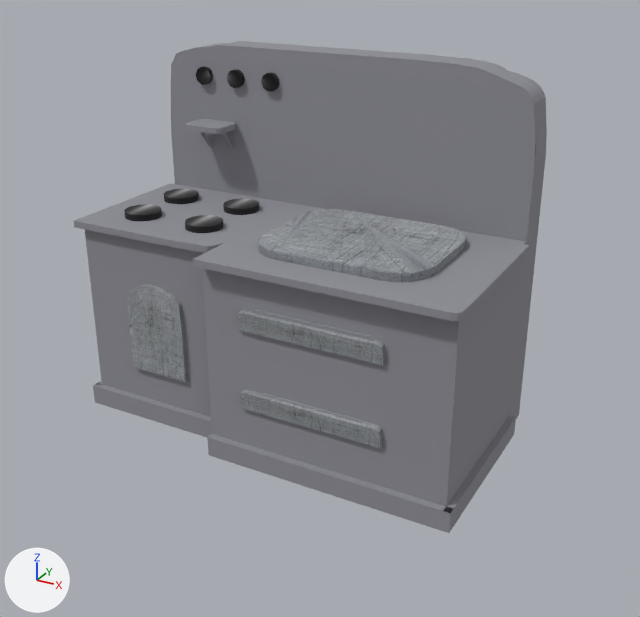
Two versions of the OBJ model ProyectoFinal/ProyectoFinal/Models/estufa/estufa.obj, one commit apart.
One viewpoint serves both versions: a 50 mm camera at (11.67, -20.07, 12.83) aimed at (1.46, -1.51, 3.55). The axes (+X, +Y, +Z) are drawn at lower left. The lights are the same throughout. Where no turn or scale is listed for an object, it has been applied to the vertices. Vertices at the same position are counted once.

Names of what the first picture shows: 'estufa'.
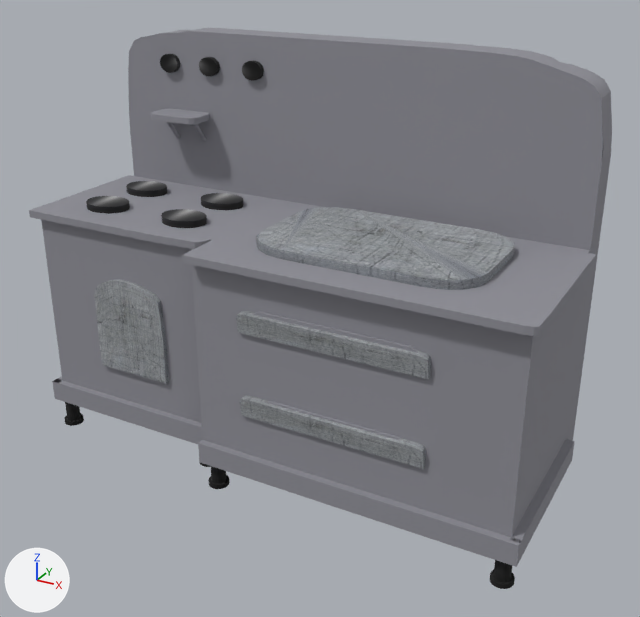
Changed parts and their boxes [x1, y1, x2, y2] in the pictures (640 x 617 px; the box of a moved part takes in the faces that stretch with it):
'estufa', reshaped (23% wider, 14% taller)
    before: [74, 41, 547, 533]
    after: [29, 27, 612, 589]
part 1 of me_estufa, moved or reshaped
    before: [200, 132, 212, 147]
    after: [167, 122, 180, 138]
part 2 of me_estufa, added
    after: [160, 54, 181, 73]
part 3 of me_estufa, moved or reshaped
    before: [74, 41, 547, 533]
    after: [29, 27, 612, 567]
part 4 of me_estufa, added
    after: [161, 209, 207, 228]
part 5 of me_estufa, moved or reshaped
    before: [258, 209, 467, 282]
    after: [256, 207, 515, 290]
part 6 of me_estufa, moved or reshaped
    before: [240, 389, 383, 449]
    after: [239, 395, 426, 469]
part 7 of me_estufa, added
    after: [242, 61, 264, 81]
part 8 of me_estufa, added
    after: [86, 196, 130, 214]
part 9 of me_estufa, moved or reshaped
    before: [127, 284, 188, 382]
    after: [94, 279, 169, 384]
part 10 of me_estufa, moved or reshaped
    before: [236, 309, 385, 366]
    after: [236, 311, 431, 379]
part 11 of me_estufa, moved or reshaped
    before: [221, 133, 234, 150]
    after: [193, 124, 207, 142]
part 12 of me_estufa, added
    after: [199, 57, 220, 76]
part 13 of me_estufa, moved or reshaped
    before: [186, 119, 236, 134]
    after: [151, 109, 209, 124]
part 14 of me_estufa, added
    after: [201, 193, 243, 210]
part 15 of me_estufa, added
    after: [126, 181, 167, 197]
part 16 of me_estufa, added (black)
    after: [490, 560, 515, 589]
part 17 of me_estufa, added
    after: [208, 466, 230, 489]
part 18 of me_estufa, added
    after: [65, 402, 84, 426]
part 19 of me_estufa, deleted
    before: [124, 67, 279, 233]

Edits to the bpy script that builds the scene:
```text
Change me_estufa:
    remove me_estufa.from_pydata(...)  # 3359 vertices, 6658 faces; spans x -4.82..6.31, y -4.4..1.55, z 0.07..9.7
    add me_estufa.from_pydata(...)  # 4175 vertices, 8258 faces; spans x -6.42..7.91, y -4.4..1.55, z -1.04..10.01
    me_estufa part 1: the loose piece of 42 vertices spanning x -3.3..-3.19, y -0.01..0.58, z 6.84..7.53 is scaled about its middle by (1.29, 1, 1.07), then moved by (-1.15, 0.0, 0.15)
    me_estufa part 2: a new loose piece, a 20-sided cylinder along y spanning x -4.78..-4.16, y 0.41..0.83, z 8.85..9.36, in mat_lambert9sg (picture img_metal_negro_jpg)
    me_estufa part 3: the loose piece of 2643 vertices spanning x -4.82..6.31, y -4.4..1.55, z 0.07..9.7 is multiplied about its middle by the matrix ((1.287, 0.0, 0.0), (0.0, 1.0, 0.0), (0.0, 0.0, 1.065))
    me_estufa part 4: a new loose piece, a 20-sided cylinder along z spanning x -2.75..-1.49, y -2.84..-1.86, z 5.33..5.77, in mat_pasted__pasted__lambert2sg (picture img_metal_negro_jpg)
    me_estufa part 5: the loose piece of 40 vertices spanning x 0.48..5.0, y -3.52..0.12, z 5.31..5.76 is scaled about its middle by (1.29, 1, 1.07), then moved by (0.57, 0.0, 0.04)
    me_estufa part 6: the loose piece of 56 vertices spanning x 0.69..4.5, y -4.24..-3.68, z 1.7..2.29 is scaled about its middle by (1.29, 1, 1.07), then moved by (0.53, 0.0, -0.19)
    me_estufa part 7: a new loose piece, a 20-sided cylinder along y spanning x -2.01..-1.39, y 0.41..0.83, z 8.85..9.36, in mat_pasted__pasted__pasted__pasted__pasted__pasted__lambert2sg (picture img_metal_negro_jpg)
    me_estufa part 8: a new loose piece, a 20-sided cylinder along z spanning x -5.32..-4.06, y -2.84..-1.86, z 5.33..5.77, in mat_pasted__pasted__pasted__lambert2sg (picture img_metal_negro_jpg)
    me_estufa part 9: the loose piece of 154 vertices spanning x -3.29..-1.53, y -3.5..-3.19, z 1.55..4.11 is scaled about its middle by (1.29, 1, 1.07), then moved by (-0.91, 0.0, -0.13)
    me_estufa part 10: the loose piece of 56 vertices spanning x 0.69..4.5, y -4.24..-3.68, z 3.84..4.43 is scaled about its middle by (1.29, 1, 1.07), then moved by (0.53, 0.0, -0.05)
    me_estufa part 11: the loose piece of 42 vertices spanning x -2.57..-2.46, y -0.01..0.58, z 6.85..7.54 is scaled about its middle by (1.29, 1, 1.07), then moved by (-0.94, 0.0, 0.15)
    me_estufa part 12: a new loose piece, a 20-sided cylinder along y spanning x -3.43..-2.81, y 0.41..0.83, z 8.85..9.36, in mat_lambert8sg (picture img_metal_negro_jpg)
    me_estufa part 13: the loose piece of 32 vertices spanning x -3.51..-2.28, y -0.38..0.57, z 7.48..7.63 is scaled about its middle by (1.29, 1, 1.07), then moved by (-1.05, 0.0, 0.17)
    me_estufa part 14: a new loose piece, a 20-sided cylinder along z spanning x -2.75..-1.49, y -1.11..-0.13, z 5.33..5.77, in mat_pasted__lambert2sg (picture img_metal_negro_jpg)
    me_estufa part 15: a new loose piece, a 20-sided cylinder along z spanning x -5.38..-4.12, y -1.11..-0.13, z 5.33..5.77, in mat_lambert2sg (picture img_metal_negro_jpg)
    me_estufa part 16: a new loose piece of 102 vertices spanning x 7.26..7.82, y -4.2..-3.64, z -1.04..-0.12, in mat_pasted__pasted__pasted__lambert13sg (picture img_metal_negro_jpg)
    me_estufa part 17: a new loose piece of 102 vertices spanning x -0.62..-0.06, y -4.14..-3.58, z -1.04..-0.12, in mat_pasted__pasted__lambert13sg (picture img_metal_negro_jpg)
    me_estufa part 18: a new loose piece of 102 vertices spanning x -6.3..-5.74, y -3.58..-3.02, z -1.04..-0.12, in mat_lambert13sg (picture img_metal_negro_jpg)
    me_estufa part 19: 7 loose pieces with 294 vertices, spanning x -4.01..-0.91, y -2.84..0.83, z 5.3..9.09, are deleted
    add me_estufa.materials.append(mat_pasted__lambert13sg1)  # picture img_metal_negro_jpg
    add me_estufa.materials.append(mat_pasted__pasted__lambert13sg1)  # picture img_metal_negro_jpg
    add me_estufa.materials.append(mat_pasted__pasted__pasted__lambert13sg1)  # picture img_metal_negro_jpg
    add me_estufa.materials.append(mat_pasted__lambert13sg)  # picture img_metal_negro_jpg
    add me_estufa.materials.append(mat_pasted__pasted__pasted__lambert13sg)  # picture img_metal_negro_jpg
    add me_estufa.materials.append(mat_pasted__pasted__lambert13sg)  # picture img_metal_negro_jpg
    add me_estufa.materials.append(mat_lambert13sg)  # picture img_metal_negro_jpg
    add me_estufa.materials.append(mat_pasted__pasted__pasted__pasted__lambert13sg1)  # picture img_metal_negro_jpg
```
